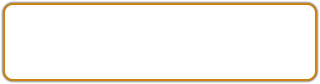
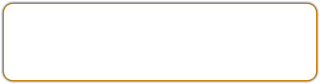
Layer changes from the first 320x84 image to the second:
pixels changed over (4, 4, 316, 80) (layer not identified)
